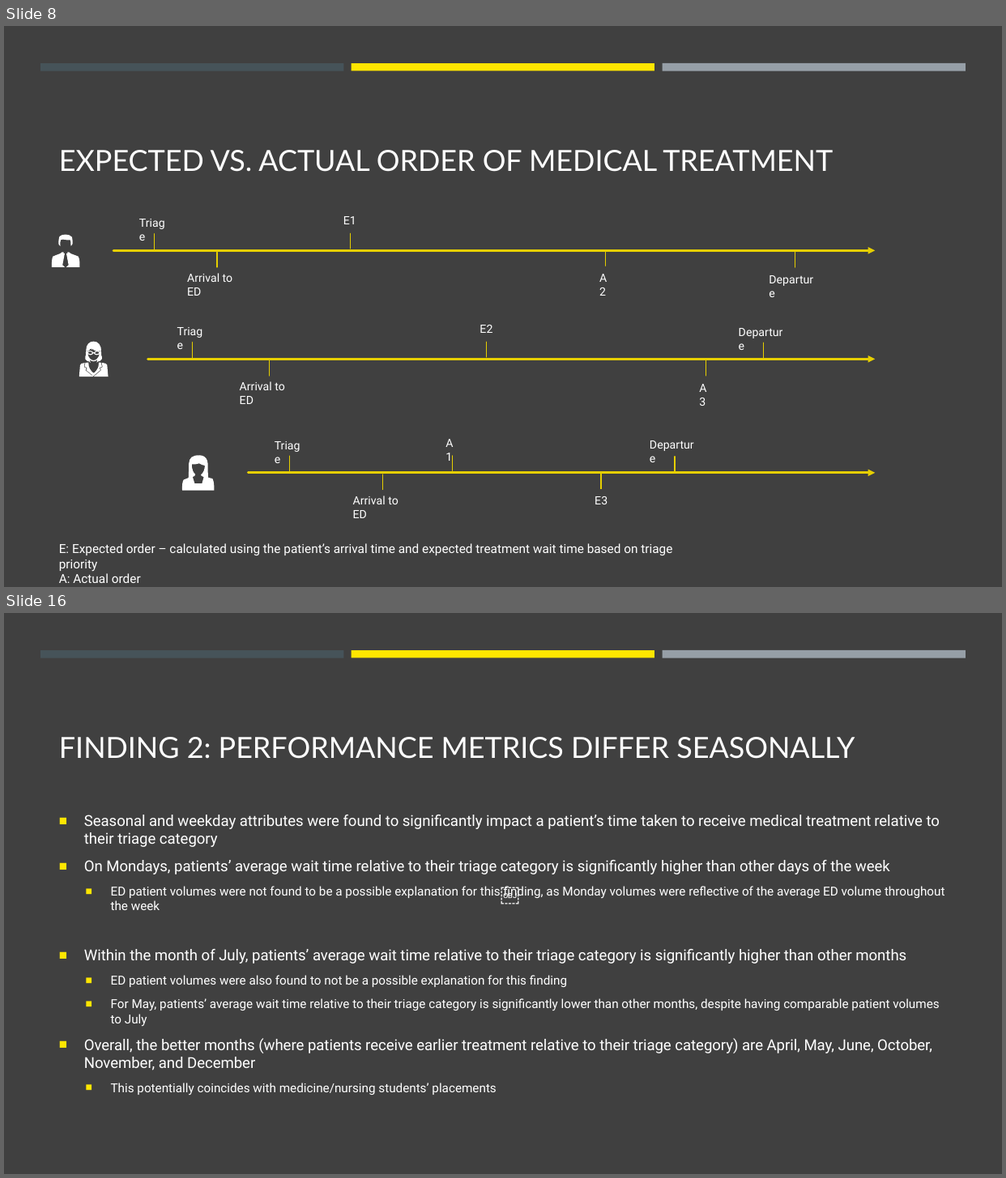
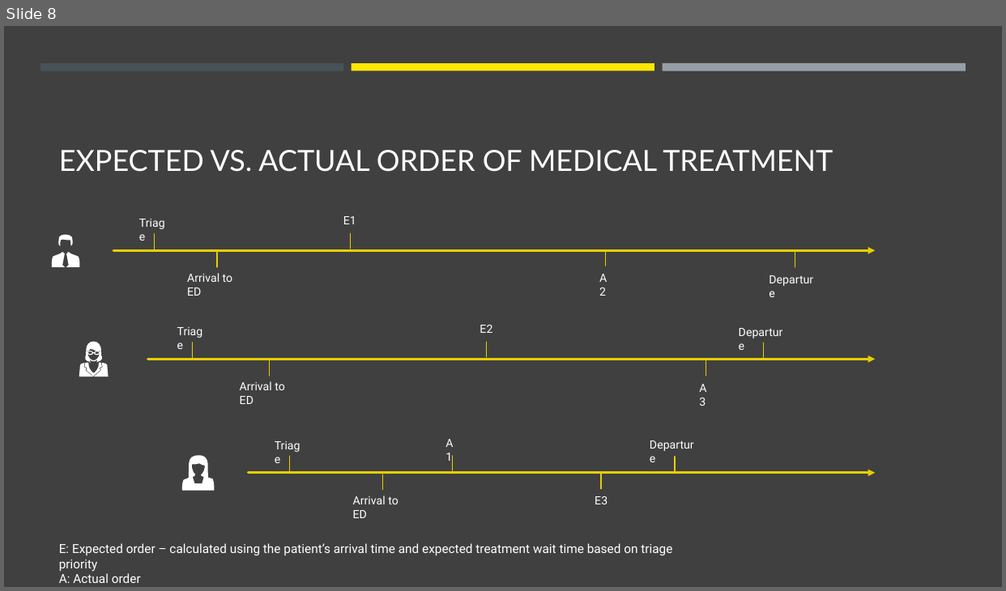
Before and after one commit to jasonnguyen3697/EY_DataChallenge, a slide deck: stuff.pptx. Shown one above the other, each under a label of ours: slides 8 and 16 before the commit, slide 8 after it; the slides between them are not shown. The pictures are 1006x1178 and 1006x591 pixels, drawn with LibreOffice and Linux fonts; fonts in the diff are those of the drawing. Boxes give left, top, right and bottom in pixels: in the first picture for what was removed or moved away, otherwise in the second. Text is boxed around its words. In the diff, an @@ line names an element or a change of style, - is before the commit and + after.

```diff
--- a/stuff.pptx
+++ b/stuff.pptx
@@ slide 16 removed at bbox=[4, 613, 1002, 1174], background #404040; not listed: 3 template elements that a slide beside it also shows @@
@@ title removed at bbox=[59, 737, 854, 759] @@
-FINDING 2: PERFORMANCE METRICS DIFFER SEASONALLY
@@ text removed at bbox=[84, 815, 945, 1095] @@
-■ Seasonal and weekday attributes were found to significantly impact a patient’s time taken to receive medical treatment relative to their triage category
-■ On Mondays, patients’ average wait time relative to their triage category is significantly higher than other days of the week
-  ■ ED patient volumes were not found to be a possible explanation for this finding, as Monday volumes were reflective of the average ED volume throughout the week
-■ Within the month of July, patients’ average wait time relative to their triage category is significantly higher than other months
-  ■ ED patient volumes were also found to not be a possible explanation for this finding
-  ■ For May, patients’ average wait time relative to their triage category is significantly lower than other months, despite having comparable patient volumes to July
-■ Overall, the better months (where patients receive earlier treatment relative to their triage category) are April, May, June, October, November, and December
-  ■ This potentially coincides with medicine/nursing students’ placements
@@ text removed at bbox=[493, 879, 513, 909] @@
-￼
```
Also in this commit, not shown: 11 slides changed, 1 slide added, 2 other slides removed.
